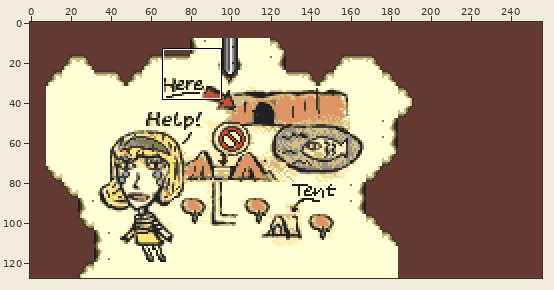
Sprite sheet, stored at AnotherTreasureIsland/gfx/en_new/img/gina_ransom_letter.png. Above: a wide view before the commit, with the close-up outlined.
Close-up. Old version:
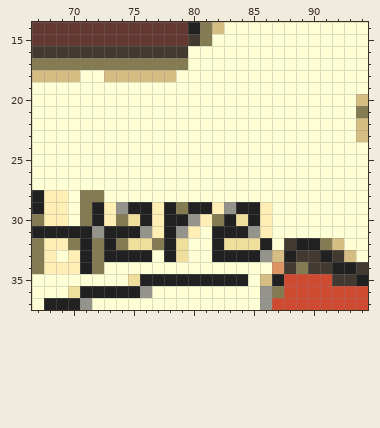
The file is 256x128 pixels. Shown: x 67..94, y 14..37.
And afterwards:
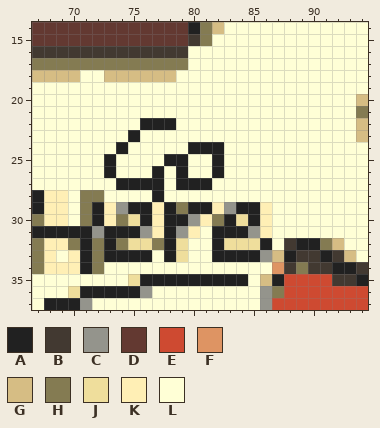
Palette (. is transparent): A #212121  B #423931  C #94948c  D #633931  E #ce4a31  F #de9463  G #d6bd84  H #847b52  J #efde9c  K #ffefb5  L #ffffd6
Message: Added old ransom picture. Small change.
Edits made:
y 22: x 76..78 LLL -> AAA
y 23: x 75 L -> A
y 24: x 74 L -> A; x 80..82 LLL -> AAA
y 25: x 73 L -> A; x 78..79 LL -> AA; x 82 L -> A
y 26: x 73 L -> A; x 77 L -> A; x 79 L -> A; x 82 L -> A
y 27: x 74..77 LLLL -> AAAA; x 79..81 LLL -> AAA
y 28: x 77 L -> A
